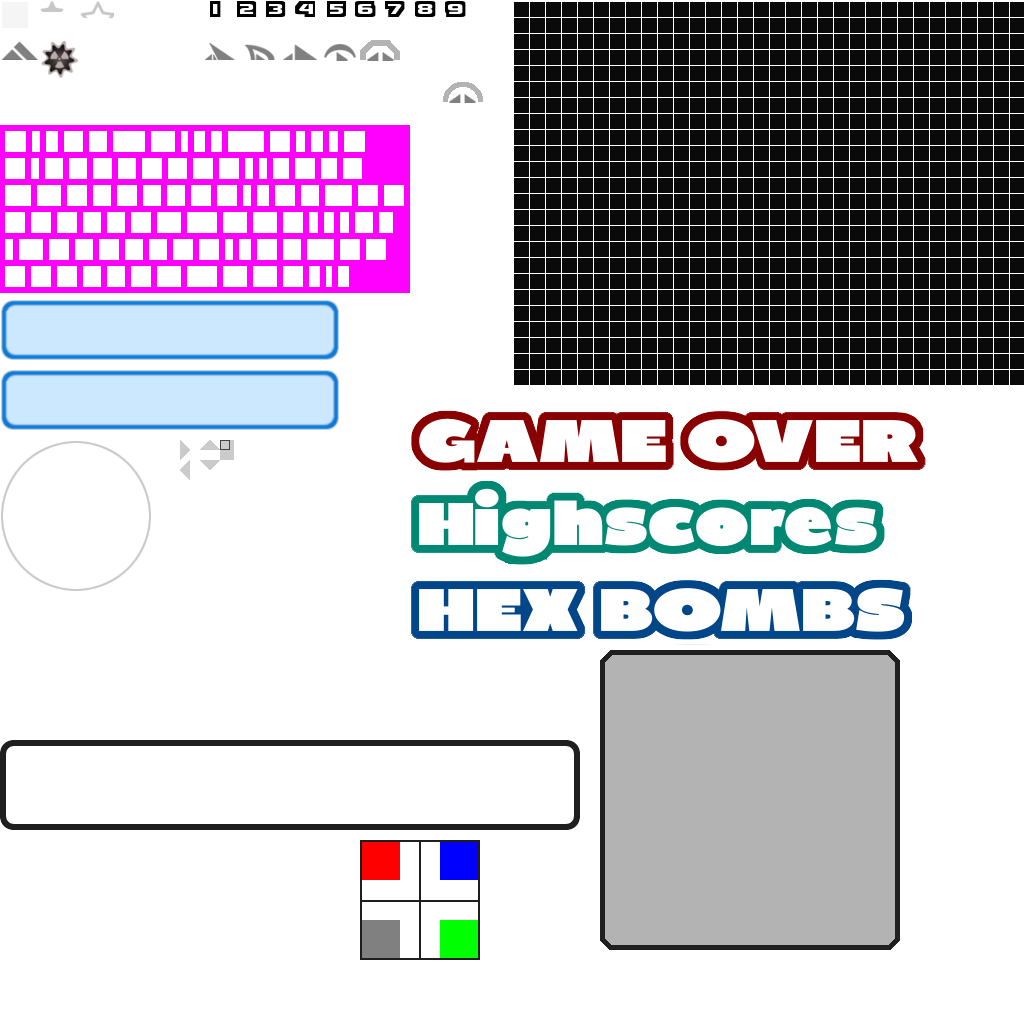
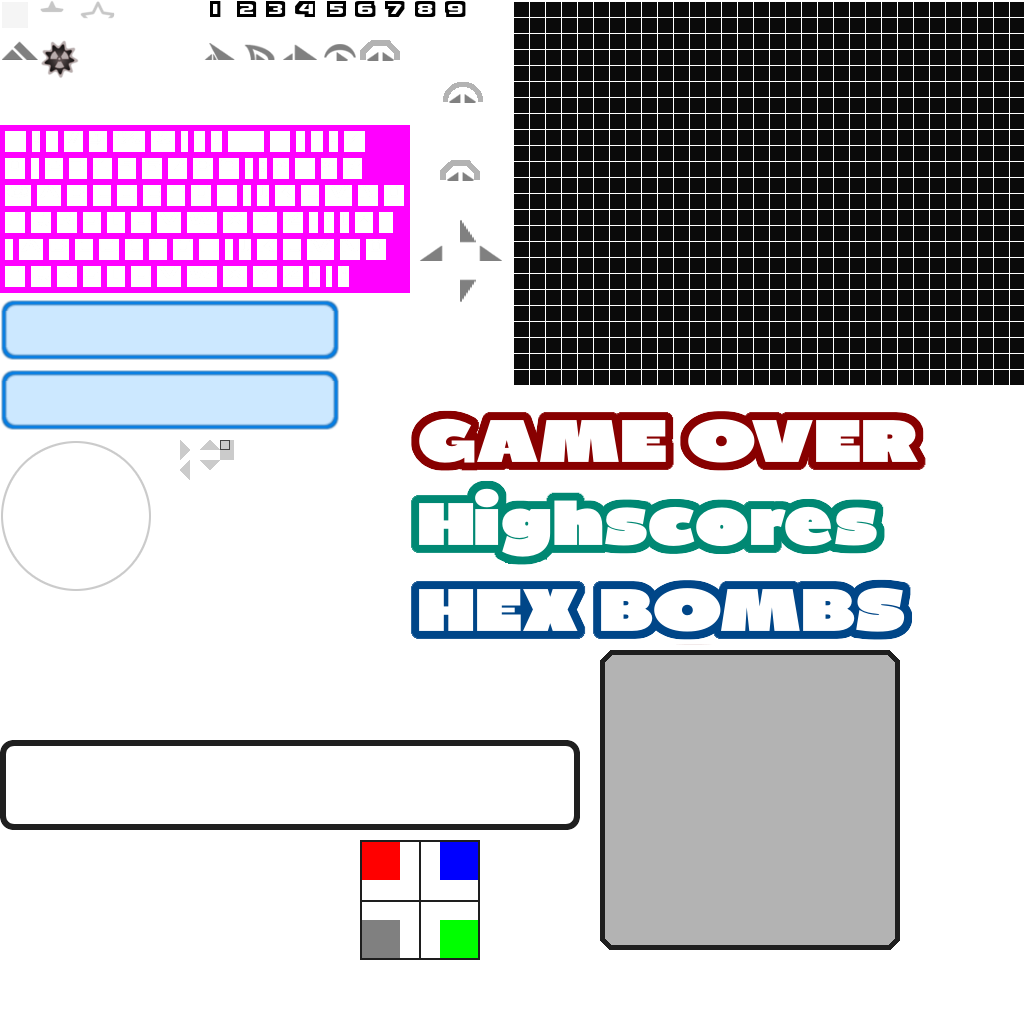
Layered file, before and after one edit (1024px x 1024px). Changes by layer:
painted on "Ebene" over <box>420,160,502,302</box>
